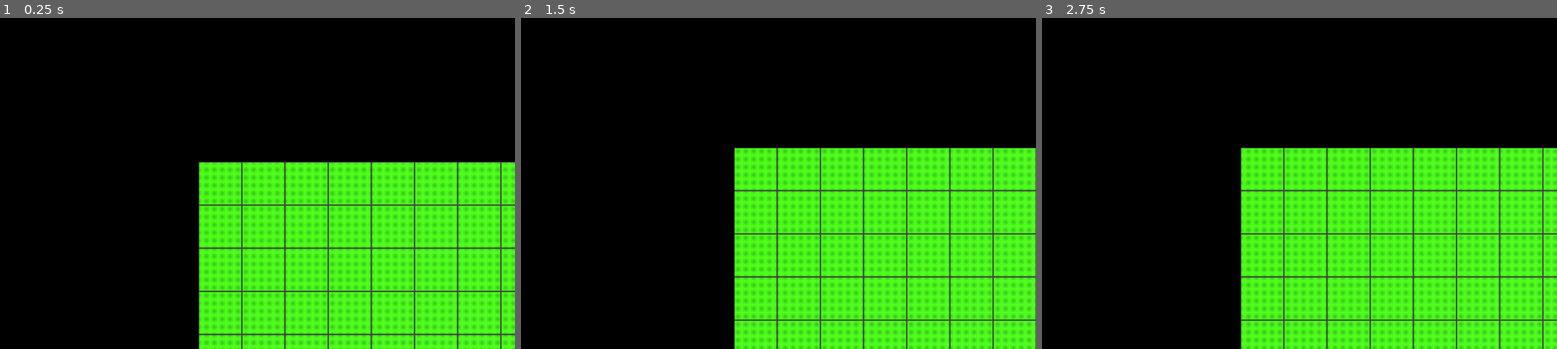
Above: before the commit, frames 1-3 (left to right).
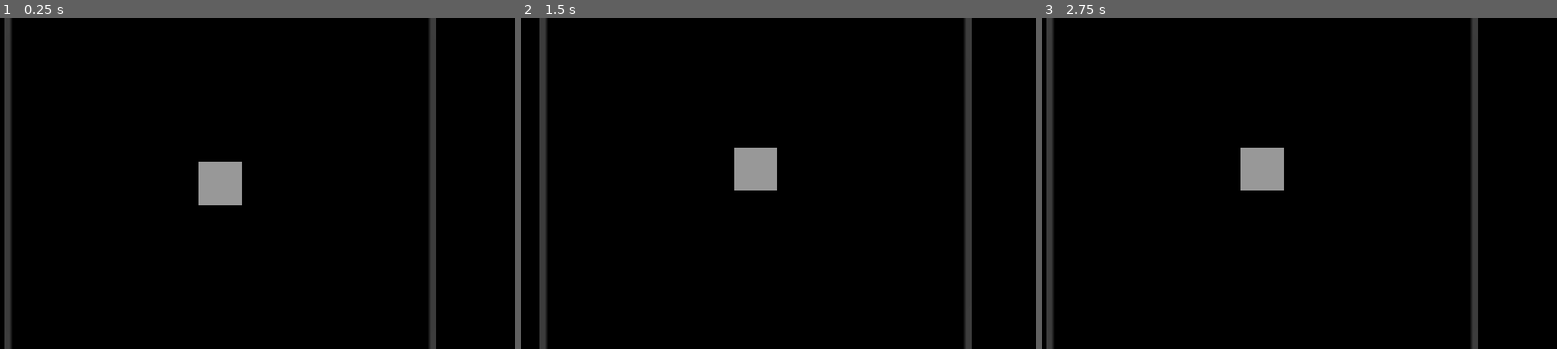
Above: after the commit, the same moments.

Repository: Griiimon/Civlike-Framework
Game: Godot game, scene res://game_3d.tscn
Two runs of this game, one before a commit and one after it. Both use one fixed random seed, a clock stepped at 60 frames per second and the inputs below. Before the commit the project starts from res://game.tscn.
Inputs:
- Up to frame 1 (0.25 s): no input
- Up to frame 2 (1.5 s): tap Enter at 0.5 s; tap Down (camera_down) at 0.6 s; tap Space at 1.25 s; tap Left (camera_left) at 1.35 s
- Up to frame 3 (2.75 s): tap Enter at 2 s; tap Right (camera_right) at 2.1 s

The runs differ from the first frame. In frame 1, 37% of the frame differs, in the area x 0-100%, y 0-100%; in frame 2, 38%; in frame 3, 39%.
Error after the commit: Assertion failed. (res://src/world/world.gd:21)

Commit message:
2d and 3d game scenes

Diff:
--- /dev/null
+++ b/game_2d.tscn
@@ -0,0 +1,21 @@
+[gd_scene load_steps=2 format=3 uid="uid://cruw07o3gci0d"]
+
+[ext_resource type="Script" path="res://src/game.gd" id="1_0bwo1"]
+
+[node name="Game2D" type="Node"]
+script = ExtResource("1_0bwo1")
+game_dir = "res://civ2 clone"
+
+[node name="World" type="Node" parent="."]
+
+[node name="TileMap" type="TileMap" parent="World"]
+format = 2
+layer_0/name = "Terrain"
+
+[node name="Units" type="Node" parent="World"]
+
+[node name="Player" type="Node" parent="World/Units"]
+
+[node name="MapUnitStack" type="Sprite2D" parent="World/Units/Player"]
+
+[node name="Camera2D" type="Camera2D" parent="."]
--- a/game.tscn
+++ b/game_3d.tscn
@@ -1,10 +1,10 @@
 [gd_scene load_steps=8 format=3 uid="uid://chq04u17hdh5y"]
 
 [ext_resource type="Script" path="res://src/game.gd" id="1_lyfb6"]
-[ext_resource type="Script" path="res://src/world/world.gd" id="2_rjof3"]
+[ext_resource type="Script" path="res://src/world/world_3d.gd" id="2_g2ni3"]
 [ext_resource type="PackedScene" uid="uid://j6xxta5qfsd" path="res://scenes/map/flat_tile.tscn" id="3_m1efa"]
 [ext_resource type="Texture2D" uid="uid://boe7o3jleeuqc" path="res://textures/grid.png" id="4_2nqph"]
-[ext_resource type="Script" path="res://src/map/camera.gd" id="4_q4wvn"]
+[ext_resource type="Script" path="res://src/map/camera_3d.gd" id="4_q4wvn"]
 
 [sub_resource type="StandardMaterial3D" id="StandardMaterial3D_nxysi"]
 transparency = 1
@@ -16,18 +16,24 @@
 material = SubResource("StandardMaterial3D_nxysi")
 size = Vector2(10, 10)
 
-[node name="Game" type="Node"]
+[node name="Game3D" type="Node"]
 script = ExtResource("1_lyfb6")
-game_dir = "res://civ4 clone"
+game_dir = "res://civ2 clone"
 
-[node name="World" type="Node3D" parent="."]
-script = ExtResource("2_rjof3")
+[node name="World" type="Node" parent="."]
+script = ExtResource("2_g2ni3")
 flat_tile_scene = ExtResource("3_m1efa")
 
 [node name="Flat" type="Node3D" parent="World"]
 
 [node name="Grid" type="MeshInstance3D" parent="World"]
 mesh = SubResource("PlaneMesh_0wm2y")
+
+[node name="Units" type="Node" parent="World"]
+
+[node name="Player" type="Node" parent="World/Units"]
+
+[node name="UnitStack" type="Node3D" parent="World/Units/Player"]
 
 [node name="Camera3D" type="Camera3D" parent="."]
 transform = Transform3D(1, 0, 0, 0, -4.37114e-08, 1, 0, -1, -4.37114e-08, 0, 5, 0)
--- a/project.godot
+++ b/project.godot
@@ -11,7 +11,7 @@
 [application]
 
 config/name="Civlike Framework"
-run/main_scene="res://game.tscn"
+run/main_scene="res://game_3d.tscn"
 config/features=PackedStringArray("4.2", "GL Compatibility")
 config/icon="res://icon.svg"
 
--- a/src/autoload/game_data.gd
+++ b/src/autoload/game_data.gd
@@ -4,7 +4,7 @@
 var data_dir: String
 
 var terrains: Array[TerrainData]
-
+var units: Array[UnitData]
 
 func load_data(game_dir: String):
 	game_dir= ProjectSettings.globalize_path(game_dir)
@@ -14,6 +14,7 @@
 	prints("Data", data_dir)
 
 	terrains.assign(TerrainData.parse_data_folder(data_dir + "terrain", TerrainData.new().get_script()))
+	units.assign(UnitData.parse_data_folder(data_dir + "units", UnitData.new().get_script()))
 
 
 func load_texture(path: String)-> Texture2D:
--- a/src/data/terrain_data.gd
+++ b/src/data/terrain_data.gd
@@ -1,5 +1,6 @@
 extends BaseGameData
 class_name TerrainData
+
 
 
 var movement_cost: float
--- /dev/null
+++ b/src/data/unit_data.gd
@@ -0,0 +1,13 @@
+extends BaseGameData
+class_name UnitData
+
+
+var model: Node3D
+var icon: Texture2D
+var texture: Texture2D
+
+var movement: int
+var strength: int
+
+func load_custom_data():
+	texture= GameData.load_texture("units/" + name)
--- a/src/world/world.gd
+++ b/src/world/world.gd
@@ -1,18 +1,12 @@
-extends Node3D
+extends Node
 class_name World
 
 @export var width: int= 20
 @export var height: int= 20
 
-@export var flat_tile_scene: PackedScene
-
-@onready var flat_map = $Flat
-@onready var grid = $Grid
-
 
 var tiles: Array2D
 
-var flat_render_tiles: Array2D
 
 
 func _init():
@@ -21,20 +15,6 @@
 func tick():
 	pass
 
-func generate_flat():
-	if not tiles:
-		generate_default_tiles()
-
-	flat_render_tiles= Array2D.new(width, height)
-
-	for x in width:
-		for y in height:
-			var tile: FlatTile= flat_tile_scene.instantiate()
-			tile.position= Vector3(x, 0, y)
-			flat_map.add_child(tile)
-			tile.set_material(tiles.read(x, y).flat_material)
-
-	generate_grid()
 
 
 func generate_default_tiles():
@@ -44,9 +24,3 @@
 	for x in width:
 		for y in height:
 			tiles.put(x, y, GameData.terrains[0])
-
-
-func generate_grid():
-	grid.position= (Vector3(width, 0, height) - Vector3(1, 0, 1))  / 2
-	grid.mesh.size= Vector2(width, height)
-	grid.mesh.material.uv1_scale= Vector3(width, height, 1)
--- /dev/null
+++ b/src/world/world_2d.gd
@@ -0,0 +1,2 @@
+extends World
+class_name MyWorld2D
--- /dev/null
+++ b/src/world/world_3d.gd
@@ -0,0 +1,31 @@
+extends World
+class_name MyWorld3D
+
+@export var flat_tile_scene: PackedScene
+
+@onready var flat_map = $Flat
+@onready var grid = $Grid
+
+var flat_render_tiles: Array2D
+
+
+func generate_flat():
+	if not tiles:
+		generate_default_tiles()
+
+	flat_render_tiles= Array2D.new(width, height)
+
+	for x in width:
+		for y in height:
+			var tile: FlatTile= flat_tile_scene.instantiate()
+			tile.position= Vector3(x, 0, y)
+			flat_map.add_child(tile)
+			tile.set_material(tiles.read(x, y).flat_material)
+
+	generate_grid()
+
+
+func generate_grid():
+	grid.position= (Vector3(width, 0, height) - Vector3(1, 0, 1))  / 2
+	grid.mesh.size= Vector2(width, height)
+	grid.mesh.material.uv1_scale= Vector3(width, height, 1)
Renamed: src/map/camera.gd -> src/map/camera_3d.gd
